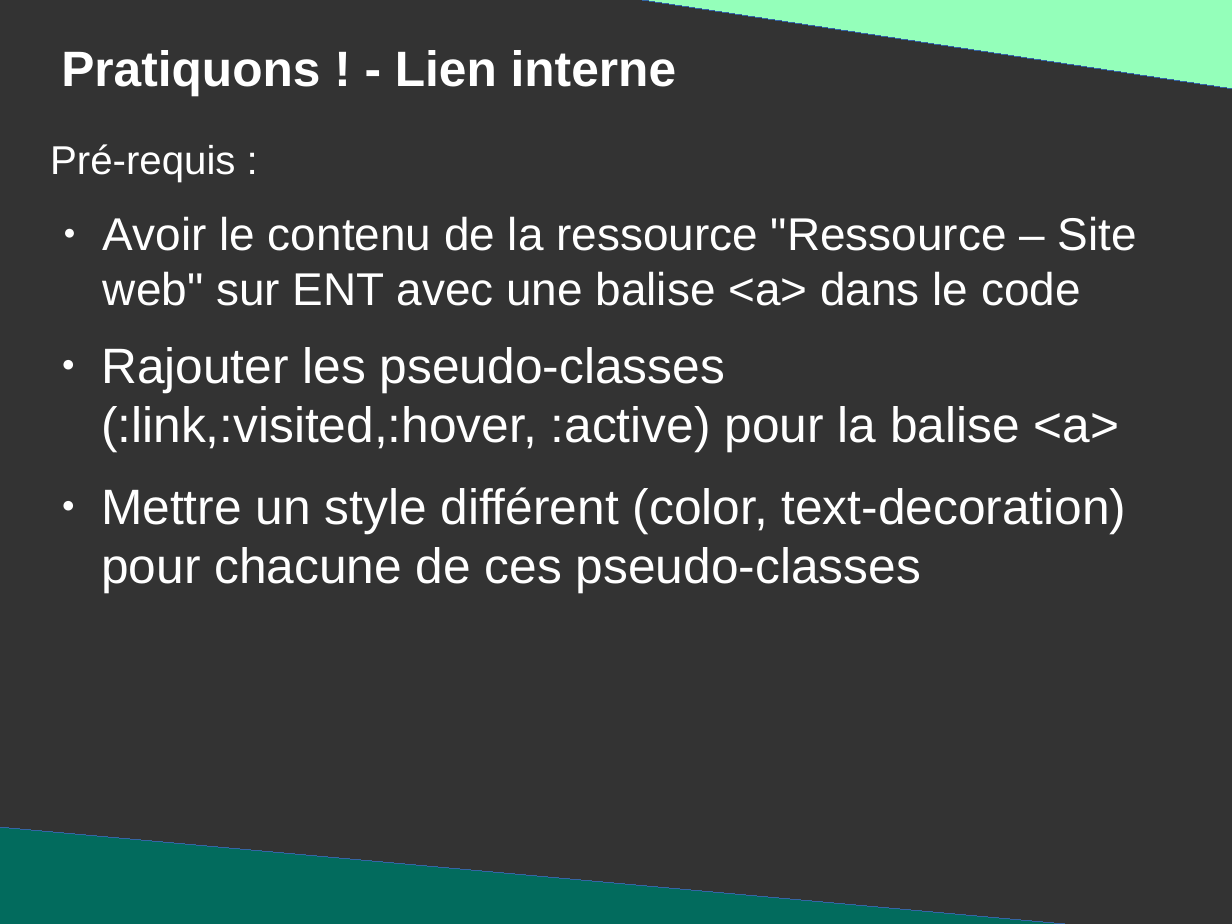
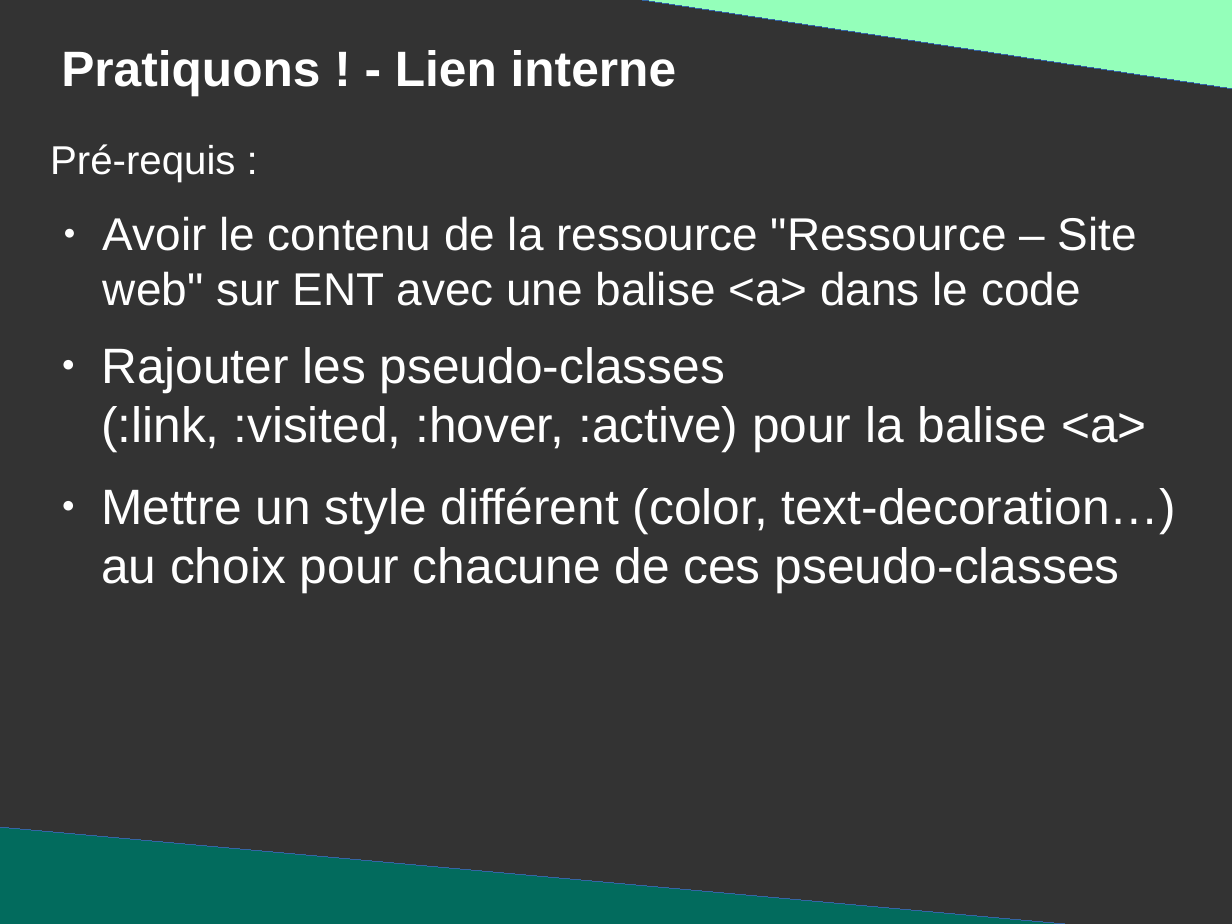
Before and after one commit to DanYellow/presentations, a slide deck: slide 28 of mmi/html/travaux-pratiques/numero-3/presentation.odp. Drawn at 1232x924 pixels with LibreOffice and Linux fonts; fonts in the diff are those of the drawing. Boxes give left, top, right and bottom in pixels: in the first picture for what was removed or moved away, otherwise in the second. Text is boxed around its words. In the diff, an @@ line names an element or a change of style, - is before the commit and + after.

```diff
--- a/mmi/html/travaux-pratiques/numero-3/presentation.odp
+++ b/mmi/html/travaux-pratiques/numero-3/presentation.odp
@@ text at box(101, 347, 1177, 593): text changed @@
-● Rajouter les pseudo-classes (:link,:visited,:hover, :active) pour la balise <a>
-● Mettre un style différent (color, text-decoration) pour chacune de ces pseudo-classes
+● Rajouter les pseudo-classes (:link, :visited, :hover, :active) pour la balise <a>
+● Mettre un style différent (color, text-decoration…) au choix pour chacune de ces pseudo-classes
```
Also in this commit, not shown: 4 other slides changed, 1 slide added, 2 other files.
